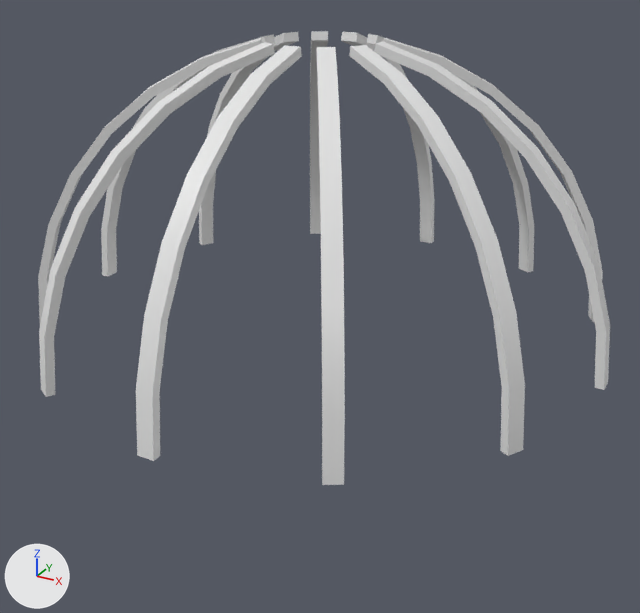
Two versions of the glTF model maps/lattice/level/greybox.glb, one commit apart.
The view is the same before and after, from a camera (50 mm lens) standing at (41.7, -76.4, 61.8) and looking at (1.2, -2.7, 25.0). Arrows for +X, +Y and +Z are at lower left; the lights stay in place. Objects named as collision shapes, trigger or cutter boxes, shadow casters or lower levels of detail are left out. Where no turn or scale is listed for an object, it has been applied to the vertices. Vertices at the same position are counted once.

Names of what the first picture shows: 'Dome'.
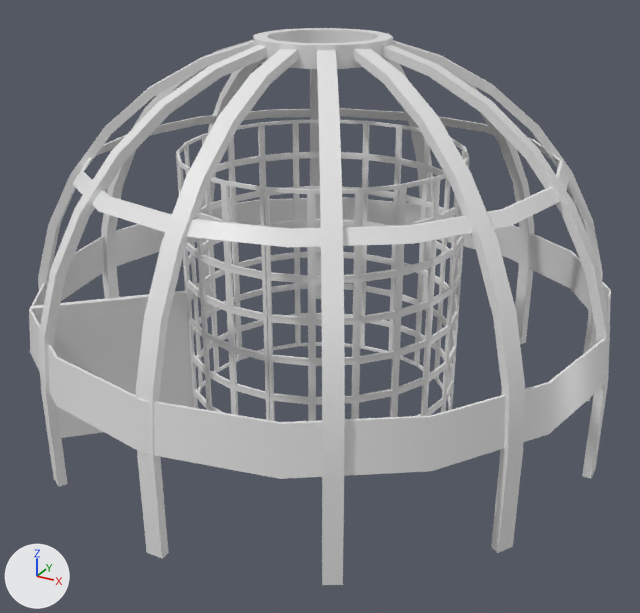
Where the change shows, as pixel boxes [x1, y1, x2, y2] in the pictures (640 x 613 px):
'Dome', reshaped (20% taller): before [38, 31, 610, 485]; after [38, 40, 610, 585]
'Ring.001', added: after [29, 197, 611, 479]
'Interior', added: after [176, 120, 469, 421]
'Ring', added: after [73, 108, 571, 247]
'GlideWall', added: after [32, 290, 194, 438]
'Cap', added: after [253, 28, 393, 69]
part 1 of me_sphere, built on: after [41, 243, 608, 585]

The change, as a list of edits to the scene's bpy script:
```text
Change me_sphere:
    used by ob_dome; location = (-0.2, -0.3, 21.9)
    remove me_sphere.from_pydata(...)  # 384 vertices, 720 faces; spans x -29.9..30.2, y -29.7..30.3, z 0.0..29.4
    add me_sphere.from_pydata(...)  # 432 vertices, 816 faces; spans x -29.9..30.2, y -29.7..30.3, z -9.8..29.4
    me_sphere part 1
    24 faces are deleted
    48 new vertices lie (0.0, 0.0, -9.8) away from vertices in x -29.9..30.2, y -29.7..30.3, z 0.0
    120 new faces join them
Add me_cube_002:
    me_cube_002.from_pydata(...)  # 1917 vertices, 4928 faces; spans x -14.5..14.4, y -14.3..14.3, z -2.0..26.6
    me_cube_002.materials.append(mat_mat_placeholder)  # white #e7e7e7
Add me_cube_001:
    me_cube_001.from_pydata([(5.25, 5.54, -7.43), (5.25, 5.54, 7.43), (5.72, 5.06, -7.43), (5.72, 5.06, 7.43), (-5.72, -5.06, -7.43), (-5.72, -5.06, 7.43), (-5.25, -5.54, -7.43), (-5.25, -5.54, 7.43)], [], [(0, 1, 3), (0, 3, 2), (2, 3, 7), (2, 7, 6), (6, 7, 5), (6, 5, 4), (4, 5, 1), (4, 1, 0), (2, 6, 4), (2, 4, 0), (7, 3, 1), (7, 1, 5)])
    me_cube_001.materials.append(mat_mat_placeholder)  # white #e7e7e7
Add me_cylinder_009:
    me_cylinder_009.from_pydata(...)  # 64 vertices, 128 faces; spans x -30.1..30.1, y -30.1..30.1, z -5.9..-1.3
    me_cylinder_009.materials.append(mat_mat_placeholder)  # white #e7e7e7
Add me_cylinder_004:
    me_cylinder_004.from_pydata(...)  # a torus around z (ring radius 23.7, tube radius 0.7) spanning x -24.3..24.3, y -24.3..24.3, z -2.1..-1.0
    me_cylinder_004.materials.append(mat_mat_placeholder)  # white #e7e7e7
Add me_cylinder_003:
    me_cylinder_003.from_pydata(...)  # 64 vertices, 128 faces; spans x -6.63..6.63, y -6.63..6.63, z -1.02..1.02
    me_cylinder_003.materials.append(mat_mat_placeholder)  # white #e7e7e7
Add ob_interior:
    ob_interior = bpy.data.objects.new('Interior', me_cube_002)
    ob_interior.location = (0.0, 0.0, 14.1)
Add ob_glidewall:
    ob_glidewall = bpy.data.objects.new('GlideWall', me_cube_001)
    ob_glidewall.location = (-15.7, -15.2, 19.5)
Add ob_ring_001:
    ob_ring_001 = bpy.data.objects.new('Ring.001', me_cylinder_009)
    ob_ring_001.location = (0.0, 0.0, 28.2)
Add ob_ring:
    ob_ring = bpy.data.objects.new('Ring', me_cylinder_004)
    ob_ring.location = (0.0, 0.0, 41.2)
Add ob_cap:
    ob_cap = bpy.data.objects.new('Cap', me_cylinder_003)
    ob_cap.location = (0.0, 0.0, 50.5)
```
